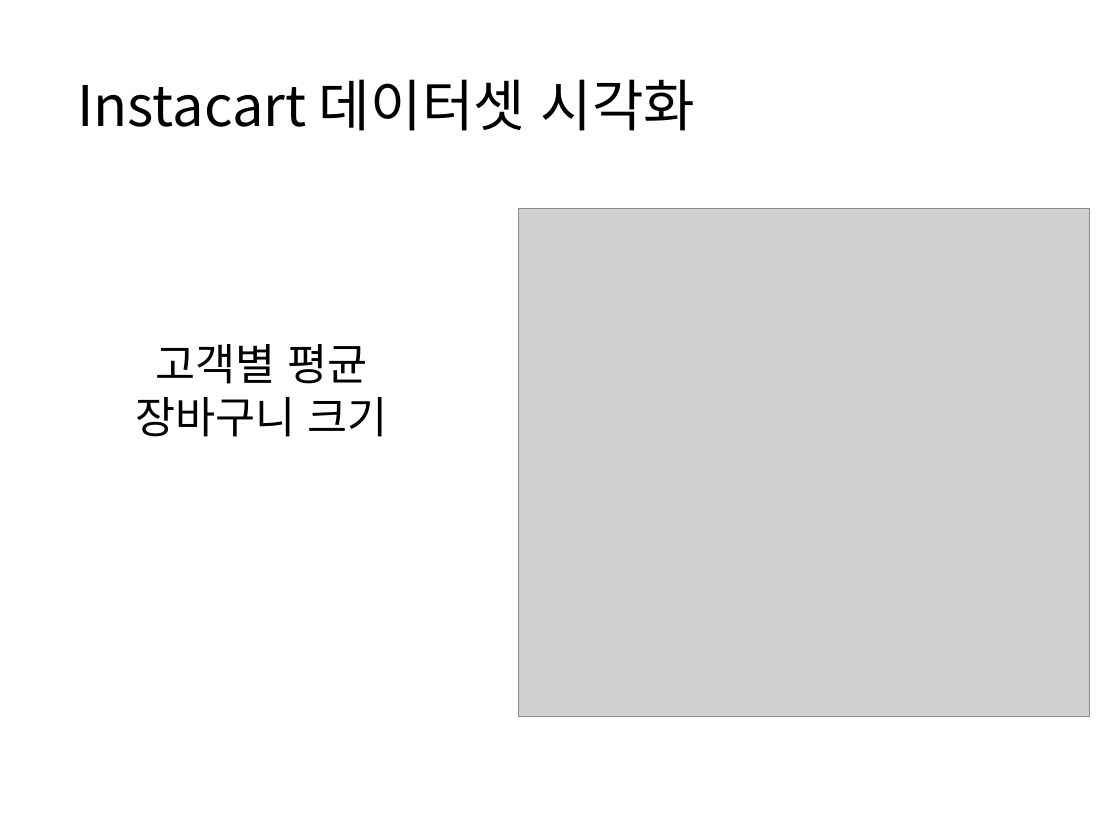
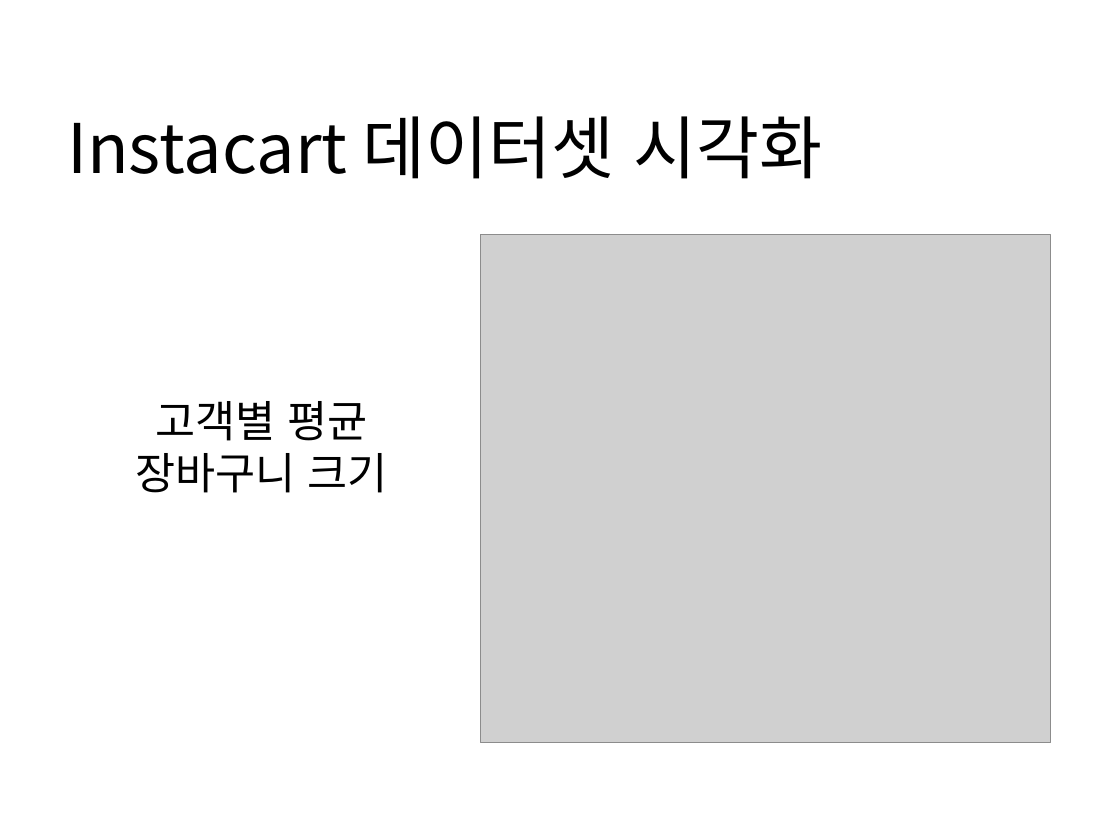
Before and after one commit to WasVelinn/1stPerSonalProjecT, a slide deck: slide 8 of 프레젠테이션1.pptx. Drawn at 1120x840 pixels with LibreOffice and Linux fonts; fonts in the diff are those of the drawing; grey boxes stand for pictures. Boxes give left, top, right and bottom in pixels: in the first picture for what was removed or moved away, otherwise in the second. Text is boxed around its words. In the diff, an @@ line names an element or a change of style, - is before the commit and + after.

```diff
--- a/프레젠테이션1.pptx
+++ b/프레젠테이션1.pptx
@@ title "Instacart 데이터셋 시각화": place and size @@
-title "Instacart 데이터셋 시각화" at (77, 79, 696, 131)
+title "Instacart 데이터셋 시각화" at (67, 116, 823, 179)
@@ title "Instacart 데이터셋 시각화" at (67, 116, 823, 179): size 36 to 44 pt @@
@@ picture: place and size @@
-picture at (519, 208, 1089, 717)
+picture at (480, 235, 1051, 744)
@@ text "고객별 평균 장바구니 크기": place and size @@
-text "고객별 평균 장바구니 크기" at (135, 344, 387, 437)
+text "고객별 평균 장바구니 크기" at (135, 401, 387, 493)
```
Also in this commit, not shown: 10 other slides changed, 4 slides added, 3 slides removed, 8 other files.
